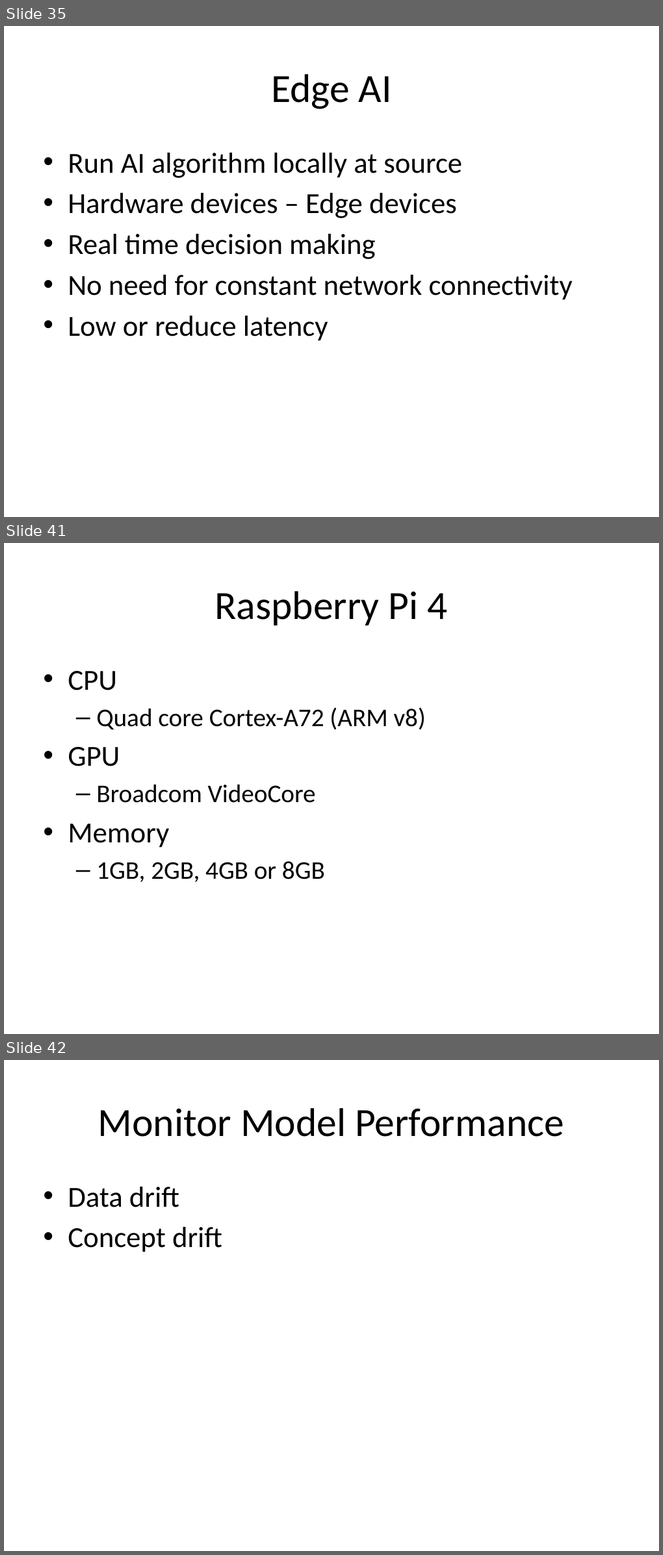
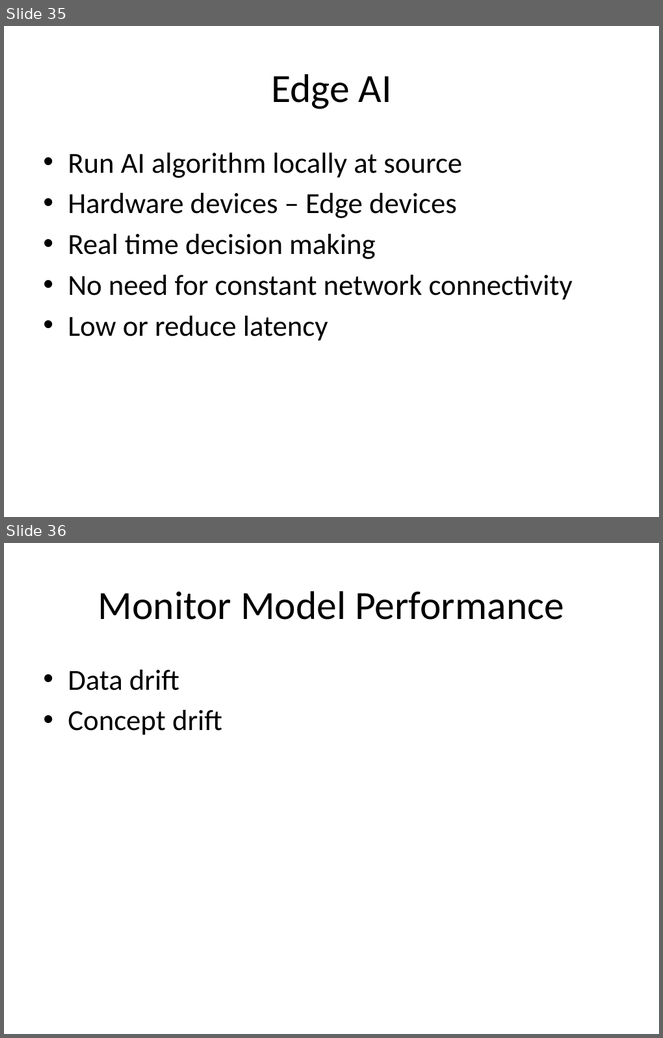
Before and after one commit to look4pritam/ArtificialIntelligence, a slide deck: MLLifeCycle/MachineLearningProjectLifecycle.pptx. Shown one above the other, each under a label of ours: slides 35, 41 and 42 before the commit, slides 35 and 36 after it; the slides between them are not shown. The pictures are 663x1555 and 663x1038 pixels, drawn with LibreOffice and Linux fonts; fonts in the diff are those of the drawing. Boxes give left, top, right and bottom in pixels: in the first picture for what was removed or moved away, otherwise in the second. Text is boxed around its words. In the diff, an @@ line names an element or a change of style, - is before the commit and + after.

```diff
--- a/MLLifeCycle/MachineLearningProjectLifecycle.pptx
+++ b/MLLifeCycle/MachineLearningProjectLifecycle.pptx
@@ slide 41 removed at (4, 543, 659, 1034), background #FFFFFF @@
@@ title removed at (215, 591, 448, 626) @@
-Raspberry Pi 4
@@ text removed at (68, 671, 426, 882) @@
-• CPU
-  – Quad core Cortex-A72 (ARM v8)
-• GPU
-  – Broadcom VideoCore
-• Memory
-  – 1GB, 2GB, 4GB or 8GB
@@ what was slide 42 is now slide 36 @@
```
Also in this commit, not shown: 5 other slides removed.
